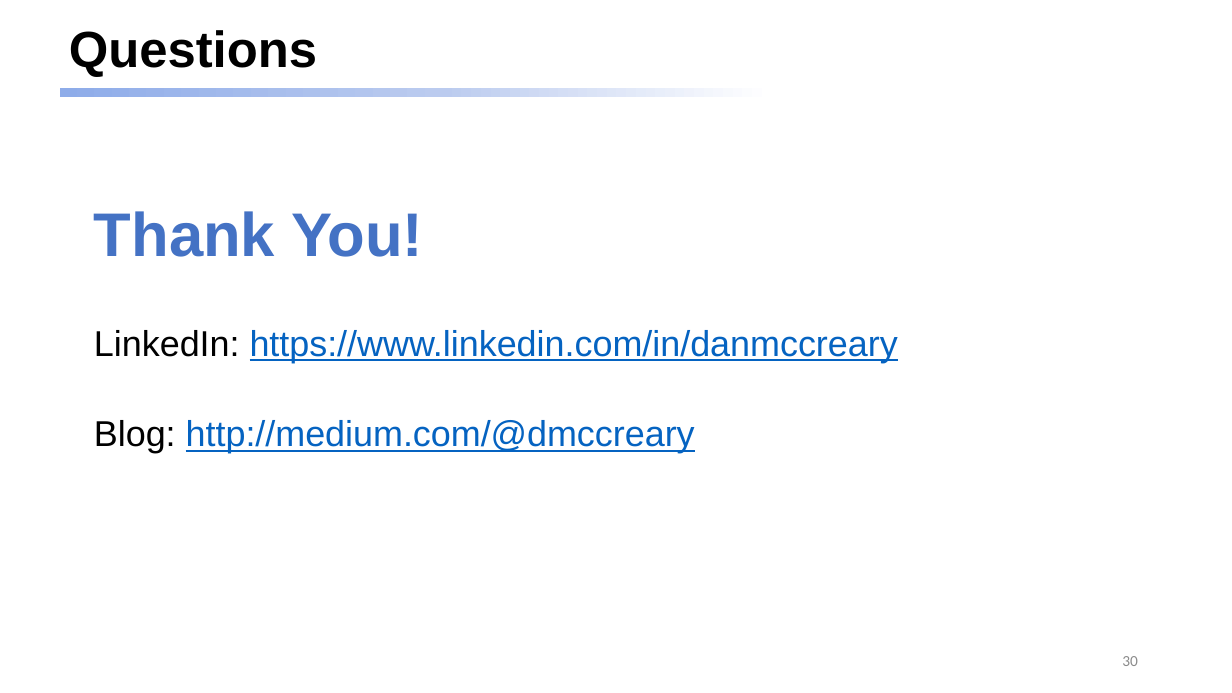
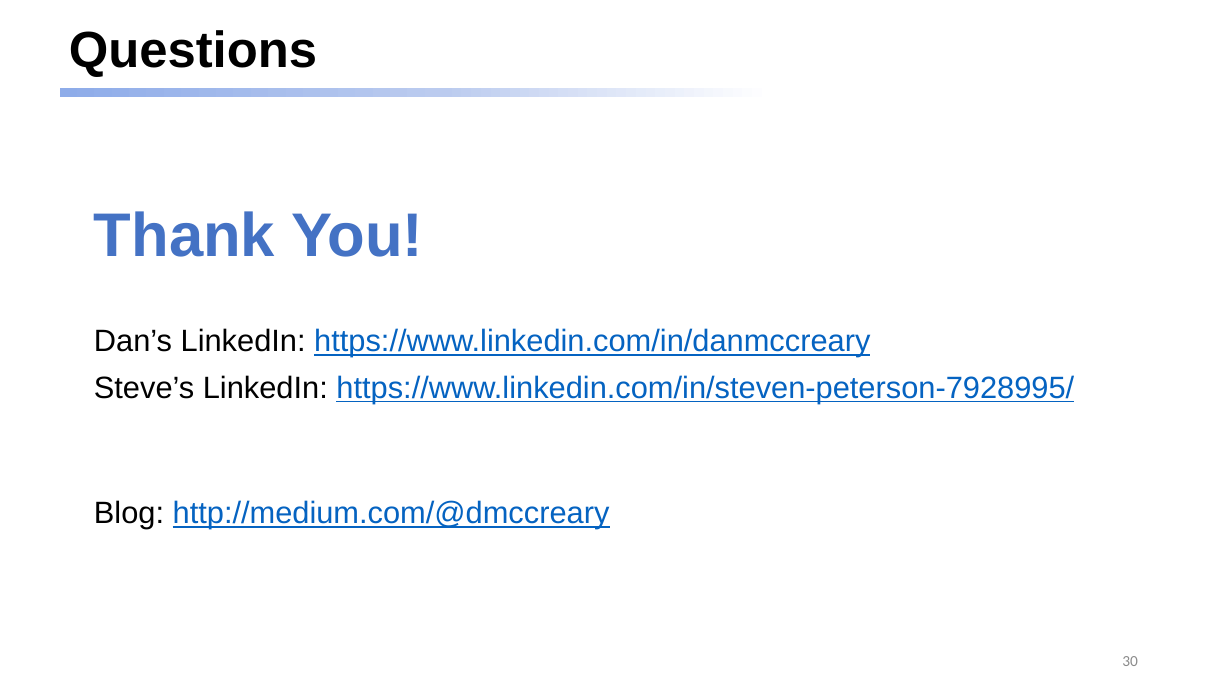
Before and after one commit to dmccreary/genai-arch-patterns, a slide deck: slide 30 of slides/One-Hour-Talk.pptx. Drawn at 1232x693 pixels with LibreOffice and Linux fonts; fonts in the diff are those of the drawing. Boxes give left, top, right and bottom in pixels: in the first picture for what was removed or moved away, otherwise in the second. Text is boxed around its words. In the diff, an @@ line names an element or a change of style, - is before the commit and + after.

```diff
--- a/slides/One-Hour-Talk.pptx
+++ b/slides/One-Hour-Talk.pptx
@@ text at [94, 328, 1074, 403]: text changed; size 28 to 24 pt @@
-LinkedIn: https://www.linkedin.com/in/danmccreary
+Dan’s LinkedIn: https://www.linkedin.com/in/danmccreary
+Steve’s LinkedIn: https://www.linkedin.com/in/steven-peterson-7928995/
@@ text at [94, 500, 610, 529]: size 28 to 24 pt in "Blog: http://medium.com/@dmccreary" @@
```
Also in this commit, not shown: 1 other file.
